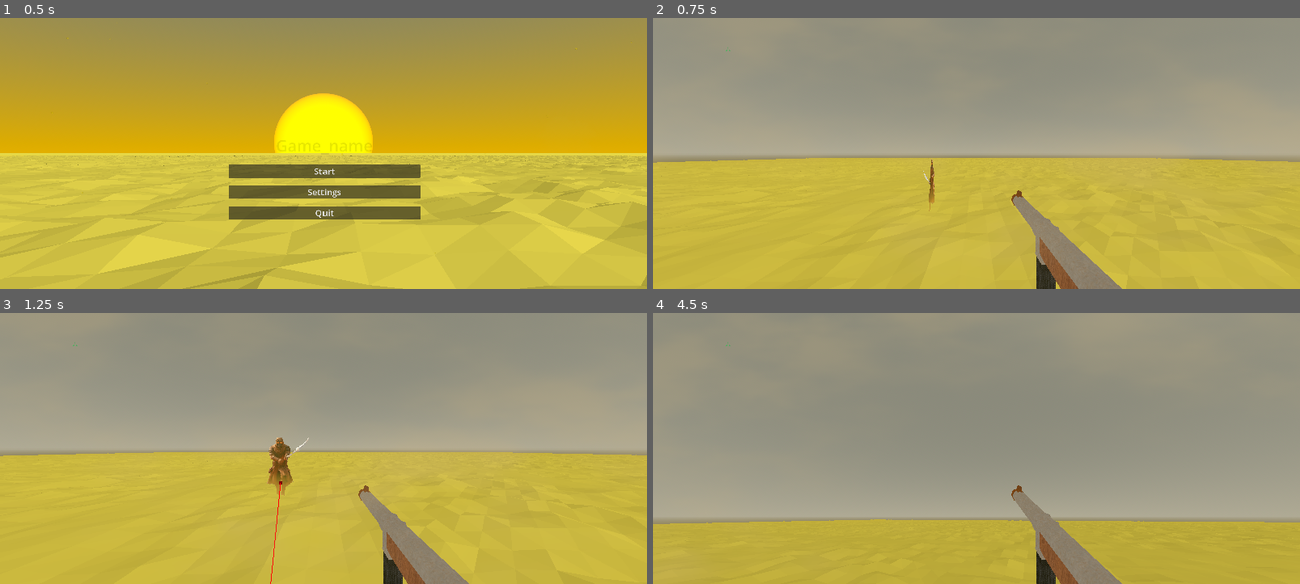
Above: before the commit, frames 1-4 (two rows, left to right).
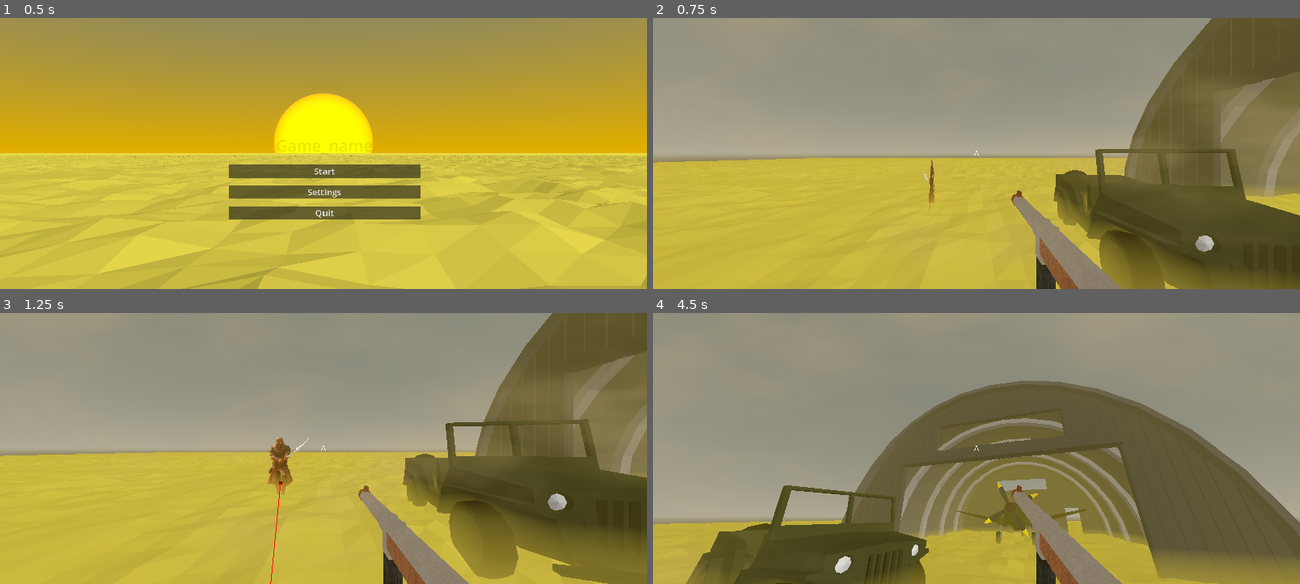
Above: after the commit, the same moments.

Repository: dinazaber/Desolate-Delivery
Game: Godot game, scene res://Scenes/MainMenu.tscn
The game is run twice, just before and just after one commit, with the same random seed, the same clock (stepped at 60 frames per second) and the same inputs.
Inputs (mouse positions are in pixels of both pictures, inside the frame that each line leads up to):
- Up to frame 1 (0.5 s): no input
- Up to frame 2 (0.75 s): click "Start" at 0.5 s
- Up to frame 3 (1.25 s): no input
- Up to frame 4 (4.5 s): move the mouse to (1118, 434) at 1.27 s; tap A (A) at 1.35, 3.05, 3.6 s; click (1118, 434) at 1.42 s; tap D (D) at 1.55, 2.1, 3.8 s; tap Enter at 2 s; move the mouse to (944, 448) at 2.02 s; tap S (S) at 2.3, 2.85 s; move the mouse to (989, 443) at 2.77 s; move the mouse to (970, 453) at 3.52 s; move the mouse to (1021, 451) at 4.27 s; tap Alt (Alt) at 4.35 s

Frame 1 is identical in both runs. In frame 2, 27% of the frame differs, in the area x 11-100%, y 0-100%; in frame 3, 26%; in frame 4, 38%, in the area x 5-100%, y 10-100%.

Commit message:
Crosshair fix
(maybe)

Diff:
--- a/Scenes/Player.tscn
+++ b/Scenes/Player.tscn
@@ -47,7 +47,7 @@
 target_position = Vector3(75, 0, 0)
 collision_mask = 2
 
-[node name="PauseMenu" type="Control" parent="." unique_id=877245422]
+[node name="PauseMenu" type="Control" parent="." unique_id=877245422 node_paths=PackedStringArray("hud")]
 process_mode = 3
 visible = false
 layout_mode = 3
@@ -57,6 +57,7 @@
 grow_horizontal = 2
 grow_vertical = 2
 script = ExtResource("3_dewec")
+hud = NodePath("../HUD")
 
 [node name="PauseMenu" type="PanelContainer" parent="PauseMenu" unique_id=718297167]
 layout_mode = 1
@@ -110,15 +111,32 @@
 layout_mode = 1
 
 [node name="HUD" type="Control" parent="." unique_id=1465815130]
+layout_direction = 4
 layout_mode = 3
-anchors_preset = 0
-offset_right = 40.0
-offset_bottom = 40.0
+anchors_preset = 8
+anchor_left = 0.5
+anchor_top = 0.5
+anchor_right = 0.5
+anchor_bottom = 0.5
+grow_horizontal = 2
+grow_vertical = 2
+mouse_filter = 2
 
 [node name="crosshair" type="TextureRect" parent="HUD" unique_id=1178379776]
-layout_mode = 0
-offset_right = 40.0
-offset_bottom = 40.0
+modulate = Color(18.892157, 18.892157, 18.892157, 1)
+texture_filter = 1
+layout_mode = 1
+anchors_preset = 8
+anchor_left = 0.5
+anchor_top = 0.5
+anchor_right = 0.5
+anchor_bottom = 0.5
+offset_left = -32.0
+offset_top = -32.0
+offset_right = 32.0
+offset_bottom = 32.0
+grow_horizontal = 2
+grow_vertical = 2
 texture = ExtResource("5_5ixxa")
 
 [connection signal="timeout" from="DashTimer" to="." method="DashTimerTimeOut"]
--- a/Scenes/test.tscn
+++ b/Scenes/test.tscn
@@ -125,7 +125,15 @@
 
 [node name="Player" parent="." unique_id=1941692924 node_paths=PackedStringArray("screenEffect") instance=ExtResource("2_8od7v")]
 transform = Transform3D(0.8183203, 0, -0.57476246, 0, 1, 0, 0.57476246, 0, 0.8183203, -3.9721003, 1.7755189, -3.147481)
-screenEffect = NodePath("../SandHaze")
+screenEffect = NodePath("SandHaze")
+
+[node name="SandHaze" type="ColorRect" parent="Player" unique_id=1103963715]
+process_mode = 1
+show_behind_parent = true
+material = SubResource("ShaderMaterial_0qy5o")
+offset_right = 3440.0
+offset_bottom = 1440.0
+mouse_filter = 2
 
 [node name="Barrack" type="MeshInstance3D" parent="." unique_id=1999639744]
 transform = Transform3D(1, 0, 0, 0, 1, 0, 0, 0, 1, 8.35177, 1.0000209, 1.8640761)
@@ -134,7 +142,6 @@
 
 [node name="Car3" type="MeshInstance3D" parent="." unique_id=673387538]
 transform = Transform3D(0.78493184, 0, -0.15453818, 0, 0.8, 0, 0.15453818, 0, 0.78493184, 0, 0.94204694, 0)
-visible = false
 mesh = ExtResource("8_0c07c")
 
 [node name="Decal2" type="Decal" parent="Car3" unique_id=31879390]
@@ -147,23 +154,15 @@
 lower_fade = 0.0
 cull_mask = 1048574
 
-[node name="SandHaze" type="ColorRect" parent="." unique_id=1103963715]
-material = SubResource("ShaderMaterial_0qy5o")
-offset_right = 3440.0
-offset_bottom = 1440.0
-mouse_filter = 2
-
 [node name="Hangars" type="StaticBody3D" parent="." unique_id=642156433]
 
 [node name="Hangar1" type="MeshInstance3D" parent="Hangars" unique_id=242541542]
 transform = Transform3D(-3.059797e-07, 0, -7, 0, 7, 0, 7, 0, -3.059797e-07, -2.5953841, 0.049293876, 10.839995)
-visible = false
 mesh = ExtResource("11_qpfo2")
 skeleton = NodePath("../..")
 
 [node name="Plane" type="MeshInstance3D" parent="Hangars" unique_id=2135900176]
 transform = Transform3D(-3.4969112e-08, 0, -0.79999995, 0, 0.8, 0, 0.8, 0, -3.496911e-08, -2.6077056, 1.3059026, 10.445118)
-visible = false
 mesh = ExtResource("3_i3aeo")
 skeleton = NodePath("../../NavigationRegion3D/StaticBody3D")
 
--- a/Scripts/Enemy.gd
+++ b/Scripts/Enemy.gd
@@ -133,7 +133,7 @@
 	if enemy_health <= 0 and dead == false:
 		print("enemy felled")
 		dead = true
-		#get_tree().quit()
+		queue_free()
 
 
 # --- Helpers ---
--- a/Scripts/PauseMenu.gd
+++ b/Scripts/PauseMenu.gd
@@ -1,5 +1,5 @@
 extends Control
-
+@export var hud: Control
 func _unhandled_input(event: InputEvent) -> void:
 
 	if event.is_action_pressed("Escape"):
@@ -8,11 +8,13 @@
 		else:
 			get_tree().paused = true
 			Input.mouse_mode = Input.MOUSE_MODE_VISIBLE
+			hud.hide()
 			show()
 
 func _on_resume_pressed() -> void:
 	hide()
 	get_tree().paused = false
+	hud.show()
 	Input.mouse_mode = Input.MOUSE_MODE_CAPTURED
 
 
--- a/Scripts/Player.gd
+++ b/Scripts/Player.gd
@@ -35,12 +35,6 @@
 
 #UI
 @onready var crosshair = $HUD/crosshair
-
-
-
-func _ready() -> void:
-	crosshair.position.x = get_viewport().size.x / 2 - 32
-	crosshair.position.y = get_viewport().size.y / 2 - 32
 
 
 func InteriorEnter(metaData: Variant) -> void:
